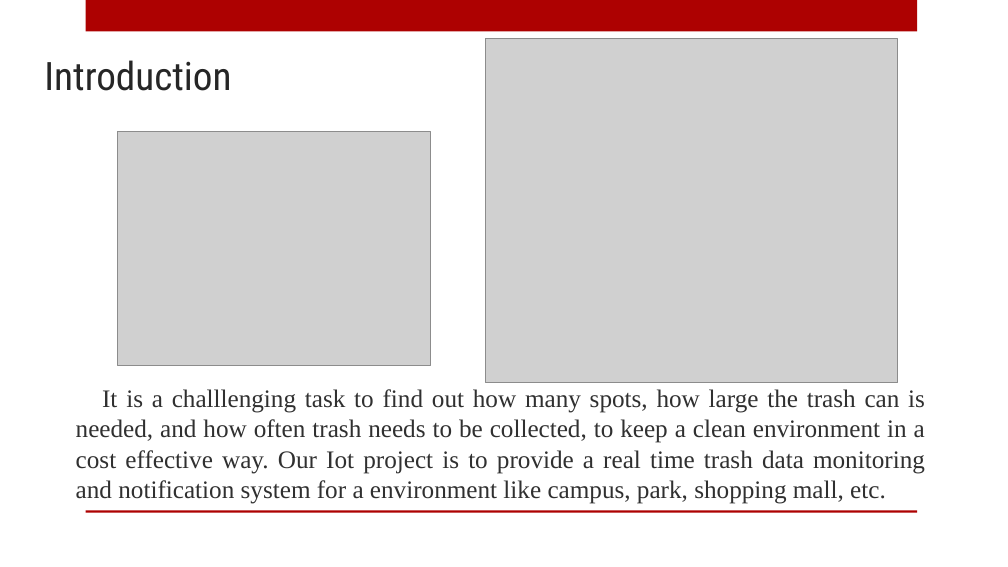
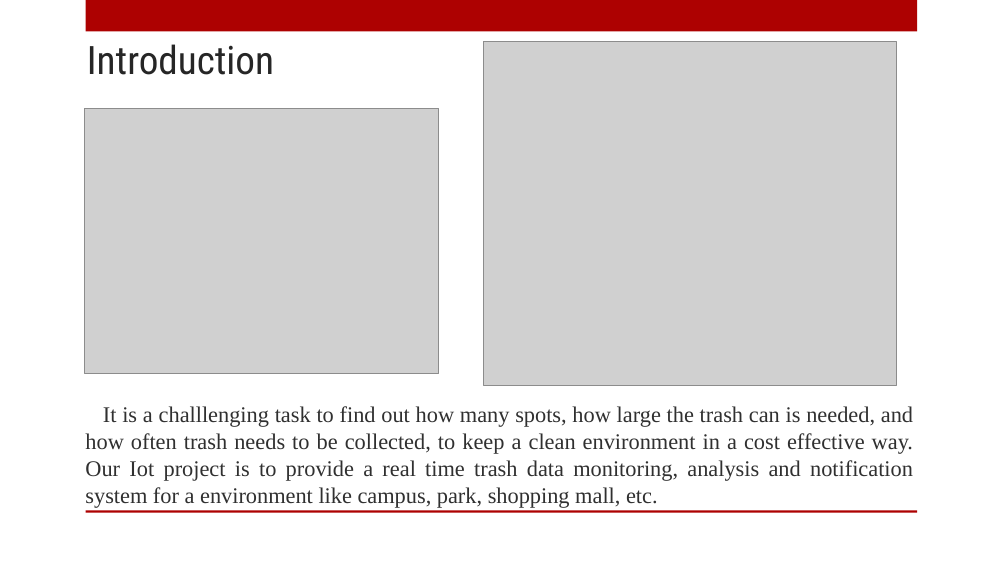
Before and after one commit to 504steven/IoT-TrashCanMonitoringSys, a slide deck: slide 2 of 297 Project Presentation.pptx. Drawn at 1008x567 pixels with LibreOffice and Linux fonts; fonts in the diff are those of the drawing; grey boxes stand for pictures; background and template pictures are left out. Boxes give left, top, right and bottom in pixels: in the first picture for what was removed or moved away, otherwise in the second. Text is boxed around its words. In the diff, an @@ line names an element or a change of style, - is before the commit and + after.

```diff
--- a/297 Project Presentation.pptx
+++ b/297 Project Presentation.pptx
@@ title "Introduction": place and size @@
-title "Introduction" at (44,60,231,91)
+title "Introduction" at (87,44,274,75)
@@ picture: place and size @@
-picture at (118,131,430,366)
+picture at (85,108,438,373)
@@ text at (85,406,913,508): text changed; size 18 to 16 pt @@
-It is a challlenging task to find out how many spots, how large the trash can is needed, and how often trash needs to be collected, to keep a clean environment in a cost effective way. Our Iot project is to provide a real time trash data monitoring and notification system for a environment like campus, park, shopping mall, etc.
+It is a challlenging task to find out how many spots, how large the trash can is needed, and how often trash needs to be collected, to keep a clean environment in a cost effective way. Our Iot project is to provide a real time trash data monitoring, analysis and notification system for a environment like campus, park, shopping mall, etc.
```
Also in this commit, not shown: 5 slides added, 10 slides removed, 1 other file.
